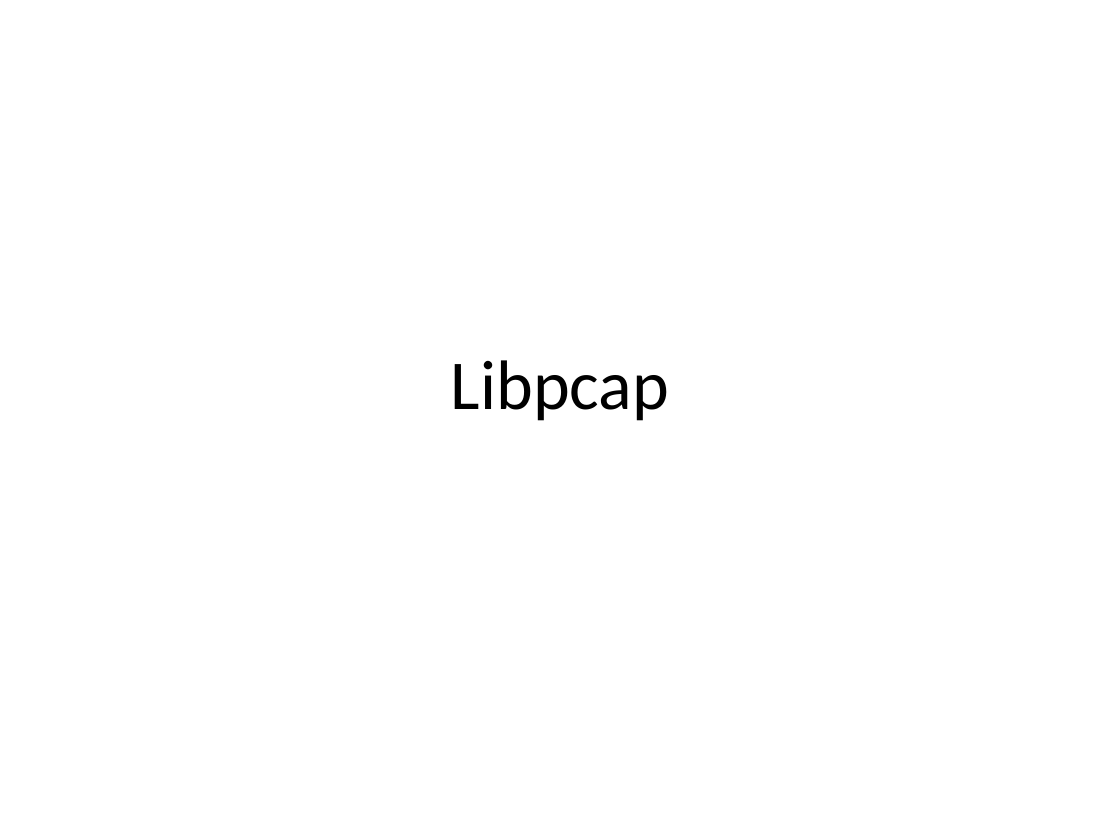
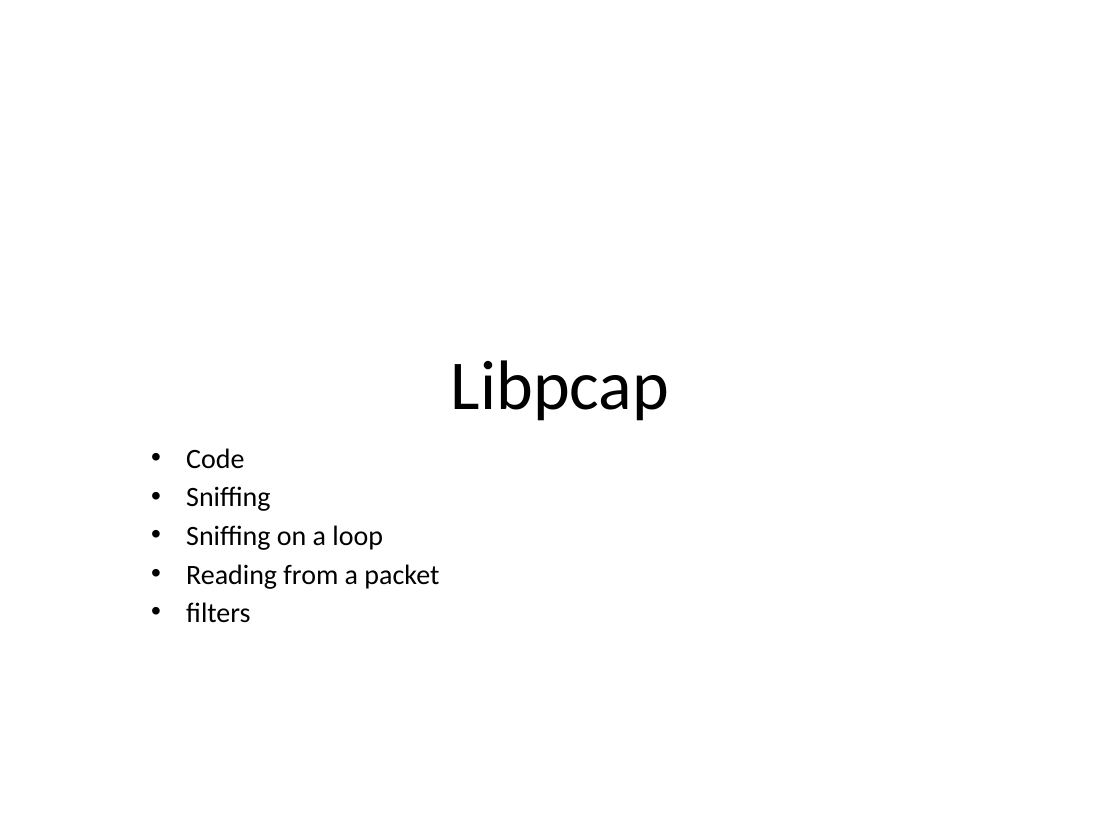
Before and after one commit to shirasael/20588, a slide deck: slide 11 of raw socket & libpcap & icmp.pptx. Drawn at 1120x840 pixels with LibreOffice and Linux fonts; fonts in the diff are those of the drawing. Boxes give left, top, right and bottom in pixels: in the first picture for what was removed or moved away, otherwise in the second. Text is boxed around its words. In the diff, an @@ line names an element or a change of style, - is before the commit and + after.

Commit message:
add libpcap code

```diff
--- a/raw socket & libpcap & icmp.pptx
+++ b/raw socket & libpcap & icmp.pptx
@@ subtitle added at <box>186,448,439,623</box>, 18 pt, text #000000 @@
+• Code
+• Sniffing
+• Sniffing on a loop
+• Reading from a packet
+• filters
```
Also in this commit, not shown: 2 other slides changed, 2 other files.
